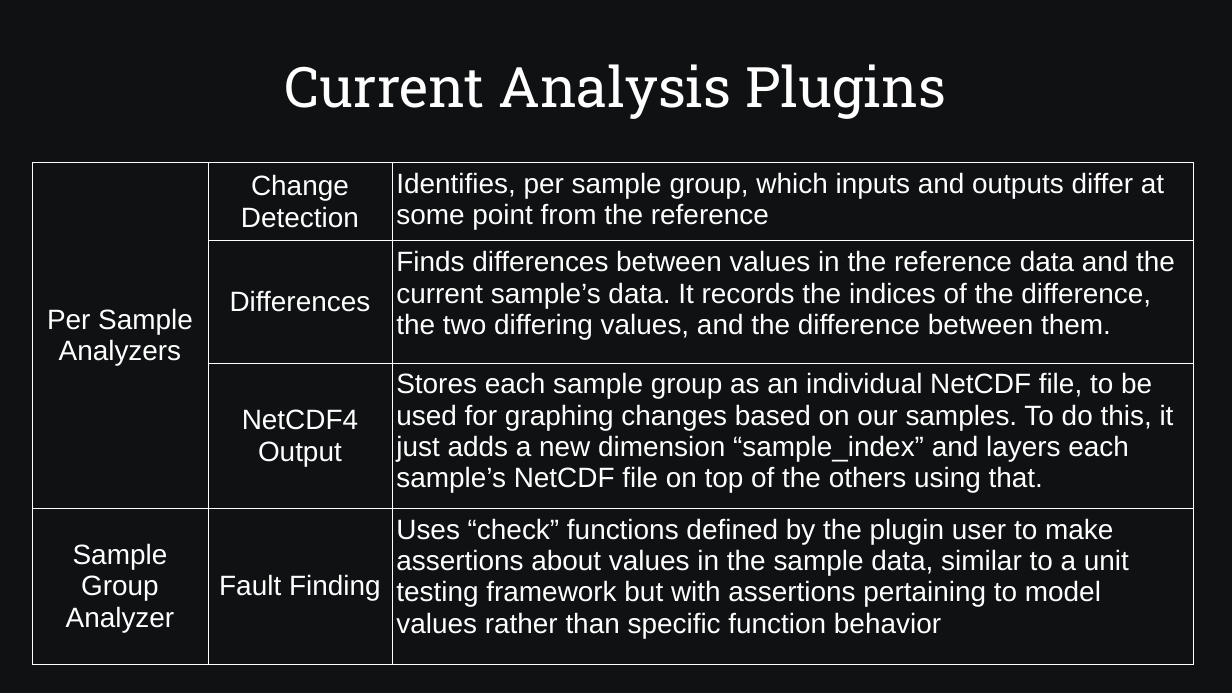
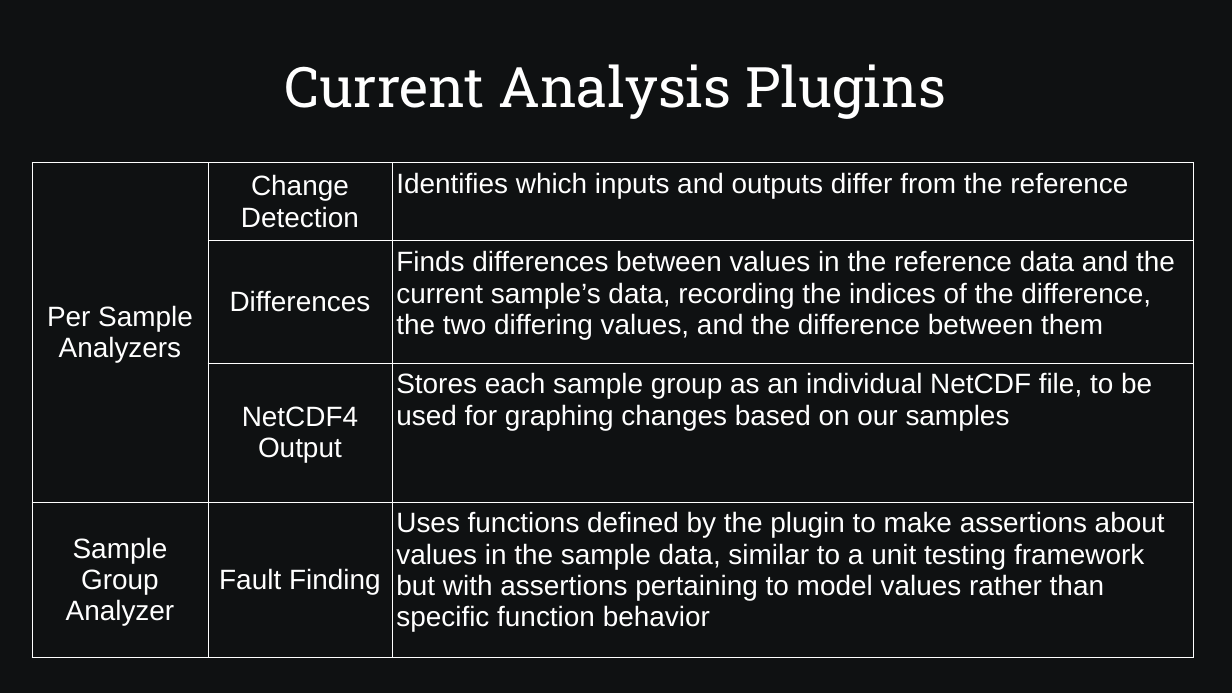
Before and after one commit to SamAllen06/lake_temp_work, a slide deck: slide 21 of documentation/for_collaborators/TestingSoftwareOverview.odp. Drawn at 1232x693 pixels with LibreOffice and Linux fonts; fonts in the diff are those of the drawing. Boxes give left, top, right and bottom in pixels: in the first picture for what was removed or moved away, otherwise in the second. Text is boxed around its words. In the diff, an @@ line names an element or a change of style, - is before the commit and + after.

Commit message:
Simplify plugin definitions

```diff
--- a/documentation/for_collaborators/TestingSoftwareOverview.odp
+++ b/documentation/for_collaborators/TestingSoftwareOverview.odp
@@ table at (32, 162, 1194, 651) @@
-row 1, column 3: Identifies, per sample group, which inputs and outputs differ at some point from the reference
+row 1, column 3: Identifies which inputs and outputs differ from the reference
-row 2, column 3: Finds differences between values in the reference data and the current sample’s data. It records the indices of the difference, the two differing values, and the difference between them.
+row 2, column 3: Finds differences between values in the reference data and the current sample’s data, recording the indices of the difference, the two differing values, and the difference between them
-row 3, column 3: Stores each sample group as an individual NetCDF file, to be used for graphing changes based on our samples. To do this, it just adds a new dimension “sample_index” and layers each sample’s NetCDF file on top of the others using that.
+row 3, column 3: Stores each sample group as an individual NetCDF file, to be used for graphing changes based on our samples
-row 4, column 3: Uses “check” functions defined by the plugin user to make assertions about values in the sample data, similar to a unit testing framework but with assertions pertaining to model values rather than specific function behavior
+row 4, column 3: Uses functions defined by the plugin to make assertions about values in the sample data, similar to a unit testing framework but with assertions pertaining to model values rather than specific function behavior
```
Also in this commit, not shown: 1 other slide changed, 2 other files.
